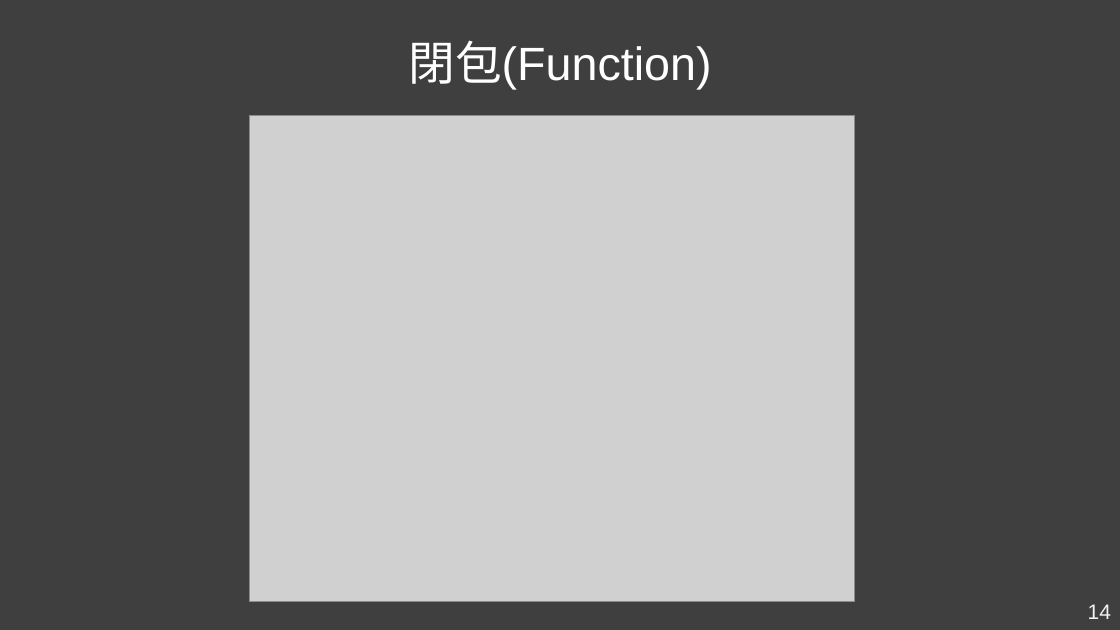
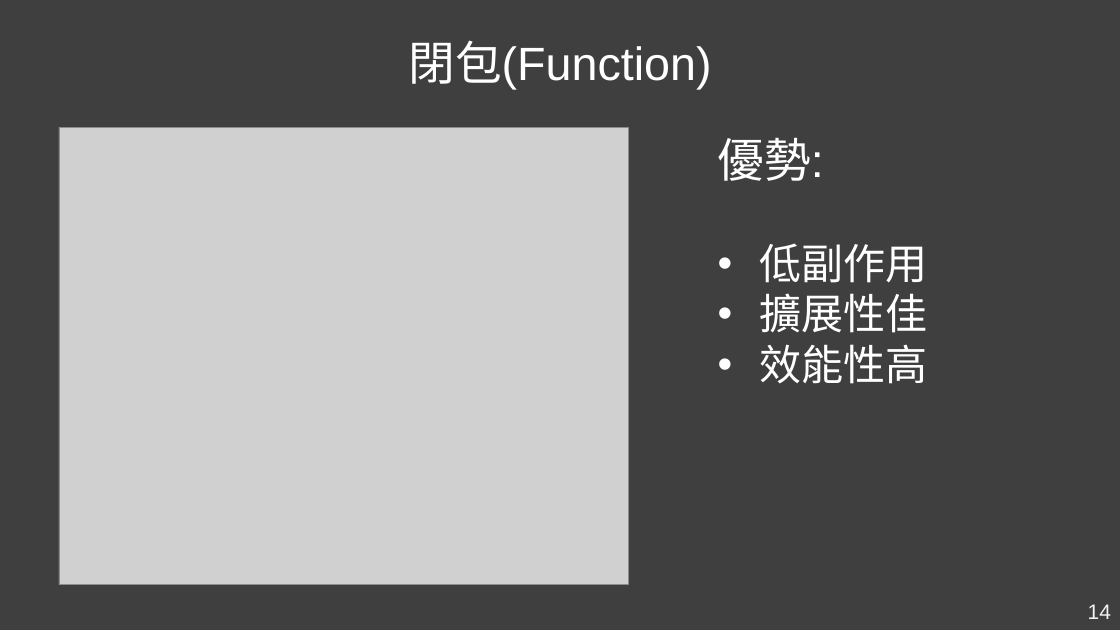
Before and after one commit to Kader-coder/React-Hooks, a slide deck: slide 14 of PPT/React Hooks &.pptx. Drawn at 1120x630 pixels with LibreOffice and Linux fonts; fonts in the diff are those of the drawing; grey boxes stand for pictures. Boxes give left, top, right and bottom in pixels: in the first picture for what was removed or moved away, otherwise in the second. Text is boxed around its words. In the diff, an @@ line names an element or a change of style, - is before the commit and + after.

```diff
--- a/PPT/React Hooks &.pptx
+++ b/PPT/React Hooks &.pptx
@@ picture: place and size @@
-picture at (250,115,854,602)
+picture at (59,127,628,585)
@@ text added at (718,138,928,384), 36 pt, text #FFFFFF @@
+優勢:
+• 低副作用
+• 擴展性佳
+• 效能性高
```
Also in this commit, not shown: 9 other slides changed, 4 slides added, 5 slides removed, 1 other file.
